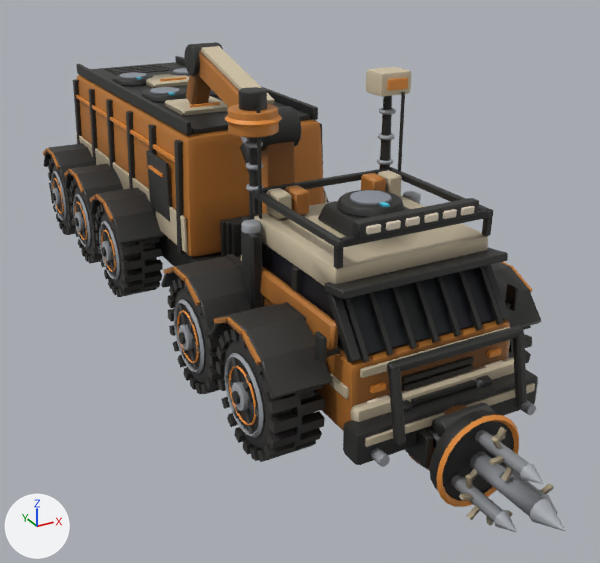
A saved change to the glTF model assets/vehicles/ex_rover_10.glb.
One viewpoint serves both versions: a camera (50 mm lens) standing at (-9.2, -20.9, 10.2) and looking at (0.4, -3.5, 1.5). Arrows for +X, +Y and +Z are at lower left; the lights stay in place. The picture after the commit comes second. Where no turn or scale is listed for an object, it has been applied to the vertices. Vertices at exactly the same position are counted once.
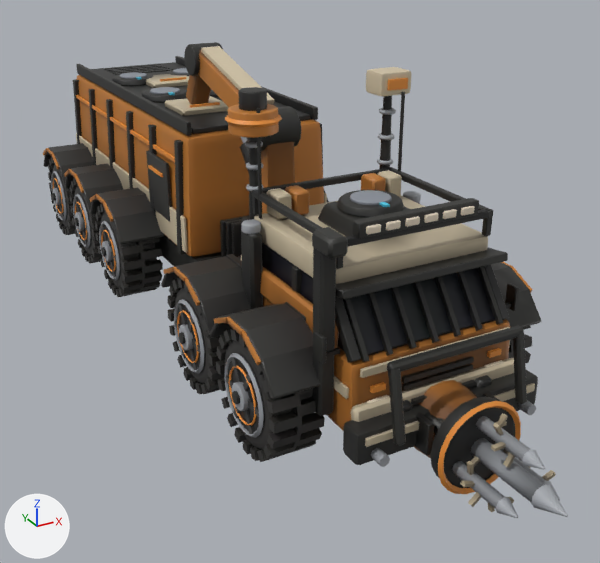
Changed parts and their boxes (x1, y1, x2, y2) in the pictures (600 x 563 px; the box of a moved part takes in the faces that stretch with it):
'Mesh_0', reshaped
    before: (43, 42, 541, 471)
    after: (43, 42, 541, 467)
'Mesh_1', moved
    before: (429, 410, 565, 532)
    after: (430, 396, 568, 518)
part 1 of me_mesh_0, added
    after: (312, 247, 336, 416)
part 2 of me_mesh_0, added
    after: (312, 227, 348, 259)
part 3 of me_mesh_0, moved or reshaped (mostly hidden afterwards)
    before: (405, 428, 433, 468)
    after: (426, 413, 442, 435)
part 4 of me_mesh_0, added (mostly hidden)
    after: (482, 391, 500, 401)
part 5 of me_mesh_0, added
    after: (415, 413, 434, 455)
part 6 of me_mesh_0, moved or reshaped
    before: (243, 89, 509, 471)
    after: (243, 89, 509, 458)
part 7 of me_mesh_0, edited (looks the same)
    both: (57, 51, 536, 466)

The change, as a list of edits to the scene's bpy script:
```text
Change me_mesh_0:
    used by ob_mesh_0; location = (-3.37, 8.84, -1.36)
    remove me_mesh_0.from_pydata(...)  # 9977 vertices, 18692 faces; spans x 0.0..6.7, y -19.8..0.0, z 1.4..8.5
    add me_mesh_0.from_pydata(...)  # 10049 vertices, 18828 faces; spans x 0.0..6.7, y -19.8..0.0, z 1.7..8.5
    me_mesh_0 part 1: the loose piece of 48 vertices spanning x 1.3..1.6, y -17.9..-14.5, z 4.0..4.6 is copied, and the copy is multiplied about its middle by the matrix ((0.071, 0.0, 0.541), (1.888, 0.0, -0.198), (0.0, 1.06, 0.001)), then moved by (-0.2, -1.7, 0.3), in mat_dark; it spans x 1.1..1.4, y -18.0..-17.7, z 2.8..6.4
    me_mesh_0 part 2: the loose piece of 24 vertices spanning x 2.1..2.4, y -17.9..-17.8, z 6.3..6.4 is copied, and the copy is scaled about its middle by (1.13, 10, 2.24), then moved by (-1.1, -0.2, 0.0), in mat_dark; it spans x 1.0..1.4, y -18.4..-17.7, z 6.1..6.5
    me_mesh_0 part 3: the loose piece of 24 vertices spanning x 2.5..2.6, y -19.6..-18.9, z 2.0..2.7 is scaled about its middle by (10.3, 1.65, 0.681), then moved by (0.8, 0.2, 0.3)
    me_mesh_0 part 4: the loose piece of 24 vertices spanning x 4.1..4.2, y -19.6..-18.9, z 2.0..2.7 is copied, and the copy is moved by (0.0, 0.0, 0.3); it spans x 4.1..4.2, y -19.6..-18.9, z 2.3..3.0
    me_mesh_0 part 5: the loose piece of 24 vertices spanning x 2.5..2.6, y -19.6..-18.9, z 2.0..2.7 is copied, and the copy is moved by (0.0, 0.0, 0.3); it spans x 2.5..2.6, y -19.6..-18.9, z 2.3..3.0
    me_mesh_0 part 6: 137 vertices moved within x 1.1..6.7, y -19.7..-11.4, z 1.9..7.9; 172 vertices removed from x 2.6..4.2, y -19.7..-18.5, z 1.4..3.0; 124 vertices added at x 2.6..4.2, y -19.7..-18.8, z 1.7..3.3
    me_mesh_0 part 7: 1457 kept faces spanning x 0.0..6.7, y -19.7..0.0, z 2.0..8.5 get new vertex colours
    other edits to the shape of me_mesh_0 do not show in these pictures
Change ob_mesh_1:
    ob_mesh_1.location: (-3.37, -2.02, -0.52) -> (-3.37, -2.02, -0.22)
```
